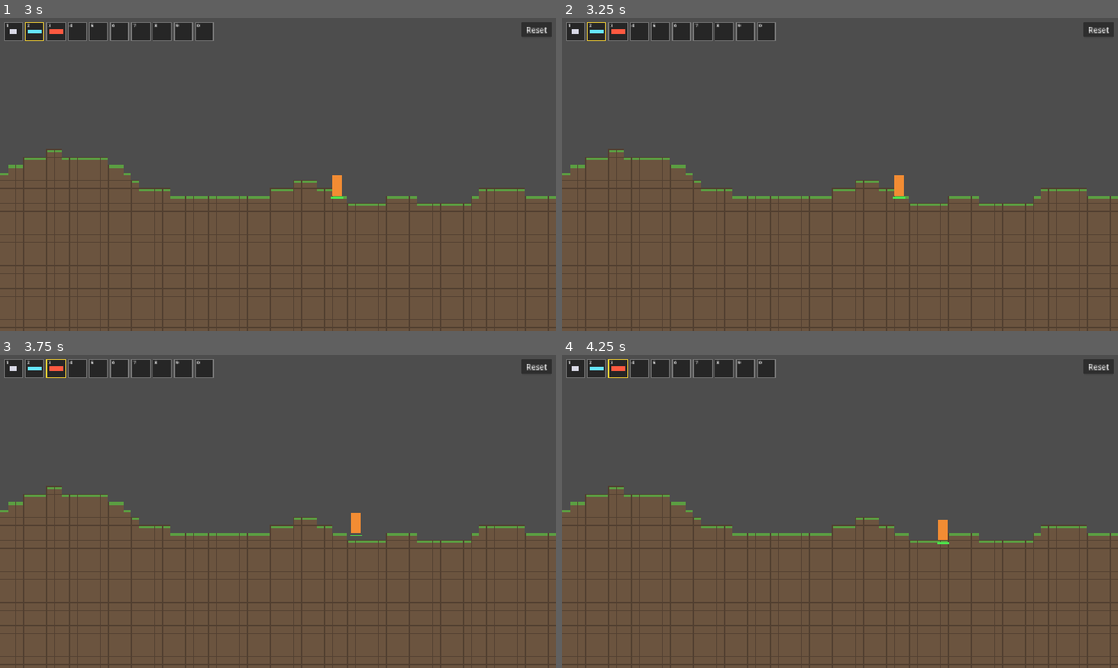
Above: before the commit, frames 1-4 (two rows, left to right).
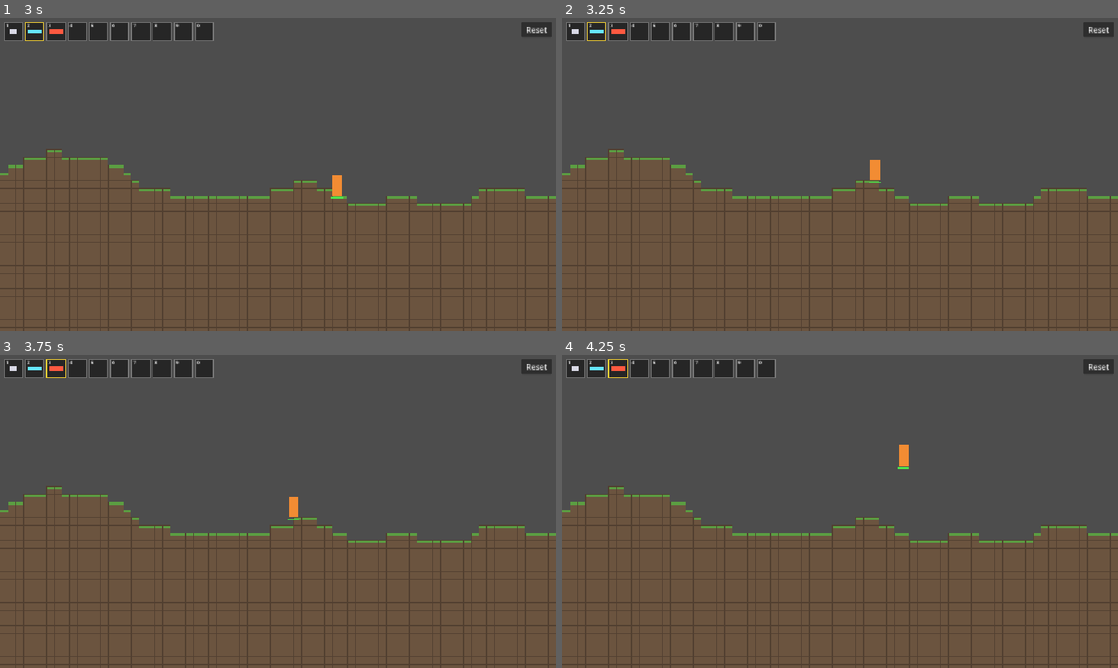
Above: after the commit, the same moments.

Repository: meyer1994/trr
Game: Godot game, scene res://scenes/main.tscn
The game is run twice, just before and just after one commit, with the same random seed, the same clock (stepped at 60 frames per second) and the same inputs.
Inputs (mouse positions are in pixels of both pictures, inside the frame that each line leads up to):
- Up to frame 1 (3 s): tap Enter at 0.5 s; move the mouse to (400, 158) at 0.52 s; press the mouse at (400, 158) at 0.53 s; hold Right (move_right) 0.53-1.25 s; tap Space (jump) at 0.77, 2, 2.27 s; release the mouse at (400, 158) at 1.25 s; click "Reset" at 1.25 s; move the mouse to (166, 190) at 2.02 s; hold Right (move_right) 2.03-2.78 s; tap 1 at 2.1 s; move the mouse to (333, 105) at 2.77 s; hold Left (move_left) from 2.78 s (still down); tap 2 at 2.85 s
- Up to frame 2 (3.25 s): keep holding Left (move_left)
- Up to frame 3 (3.75 s): tap Enter at 3.5 s; move the mouse to (250, 574) at 3.52 s; release Left (move_left) at 3.53 s; hold Right (move_right) from 3.53 s (still down); tap 3 at 3.6 s
- Up to frame 4 (4.25 s): keep holding Right (move_right); tap Space (jump) at 3.77 s

Frame 1 is identical in both runs. In frame 2, 0.3% of the frame differs, in the area x 55-62%, y 45-58%; in frame 3, 0.2%; in frame 4, 0.3%, in the area x 60-70%, y 28-61%.

Commit message:
Step up one-block ledges automatically while walking
Co-authored-by: Cursor <cursoragent@cursor.com>

Diff:
--- a/scripts/player.gd
+++ b/scripts/player.gd
@@ -6,6 +6,7 @@
 const FALL_LIMIT_Y := 1000.0
 const PROJECTILE_SCENE := preload("res://scenes/projectile.tscn")
 const PROJECTILE_SPAWN_OFFSET := 16.0
+const STEP_HEIGHT := float(Map.CELL_SIZE)
 
 @export var hotbar: Hotbar
 
@@ -33,10 +34,31 @@
 		_shoot(weapon)
 		fire_cooldown = weapon.fire_interval
 
+	_step_up_ledge(delta)
 	move_and_slide()
 
 	if position.y > FALL_LIMIT_Y:
 		respawn()
+
+
+func _step_up_ledge(delta: float) -> void:
+	if not is_on_floor() or velocity.x == 0.0:
+		return
+	var motion := Vector2(velocity.x * delta, 0)
+	var lift := Vector2(0, -STEP_HEIGHT)
+	if not _hits_wall(global_transform, motion):
+		return
+	if test_move(global_transform, lift):
+		return
+	if _hits_wall(global_transform.translated(lift), motion):
+		return
+	global_position += lift
+
+
+# Resting contact with the floor also counts as a collision, so only wall-facing normals block.
+func _hits_wall(from: Transform2D, motion: Vector2) -> bool:
+	var collision := KinematicCollision2D.new()
+	return test_move(from, motion, collision) and absf(collision.get_normal().x) > 0.7
 
 
 func respawn() -> void:
